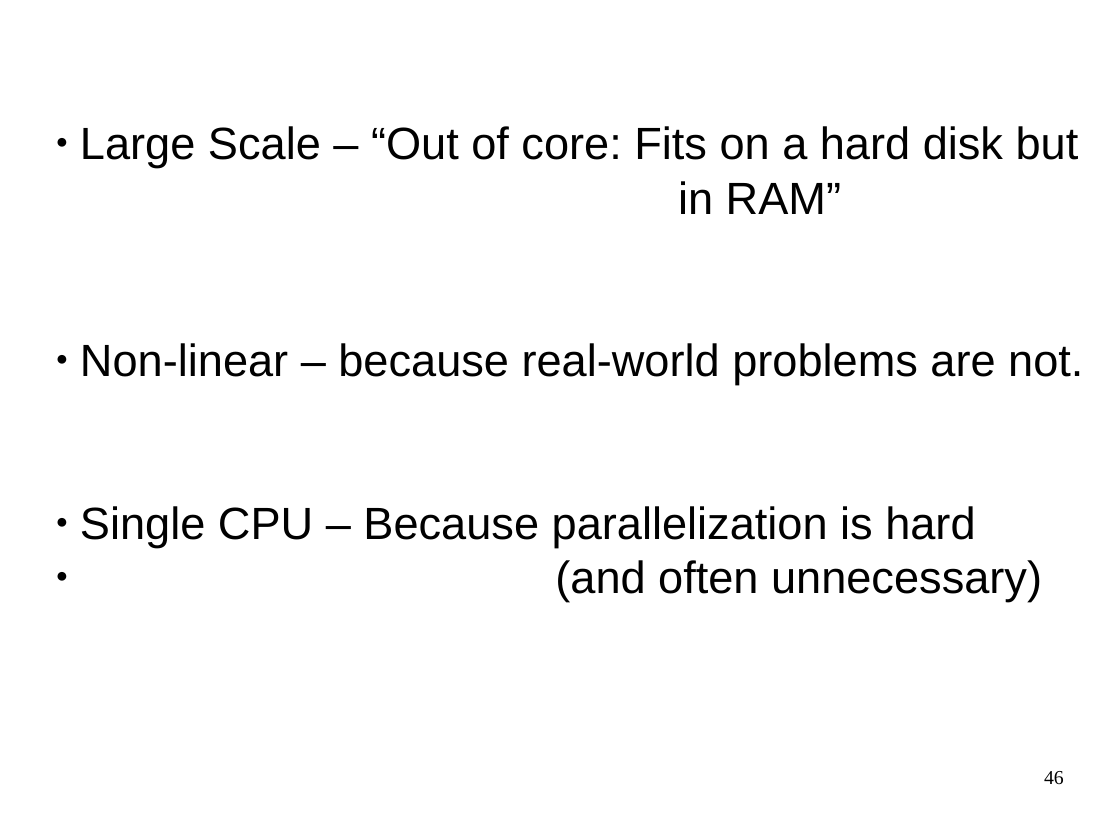
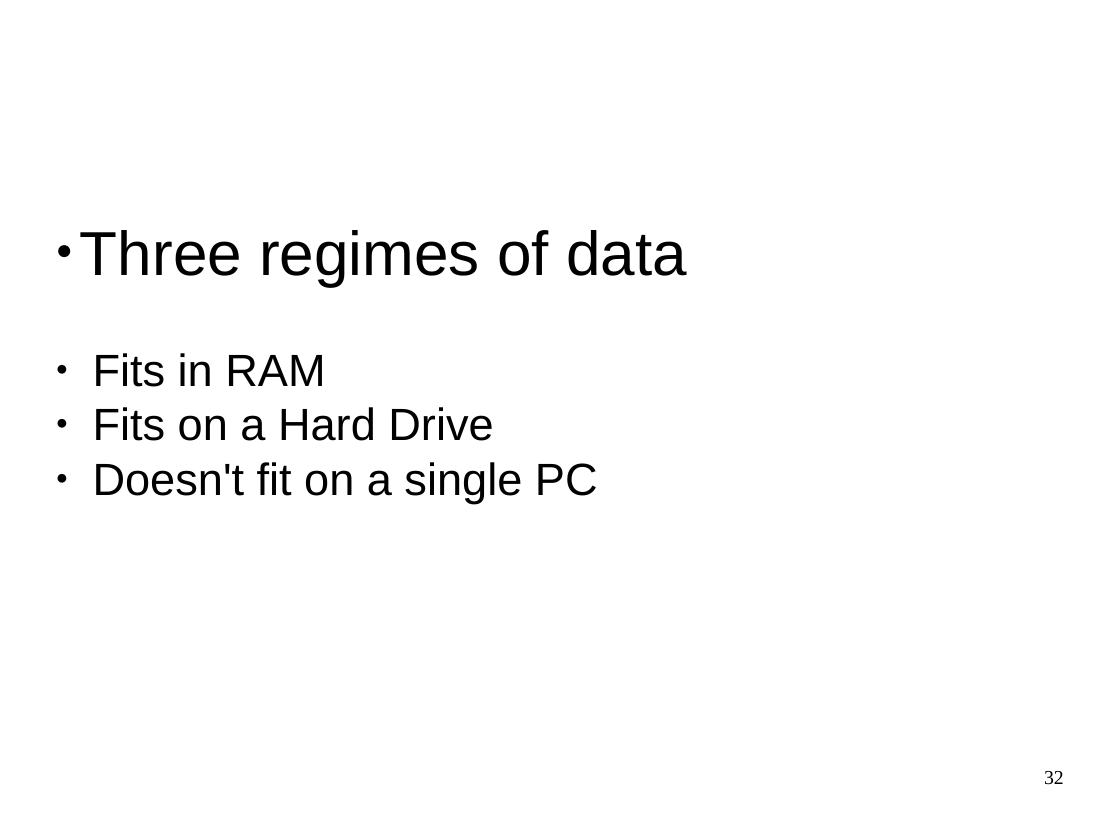
Before and after one commit to amueller/advanced-sklearn-boston-nlp-2016, a slide deck: slide 32 of advanced-sklearn-boston-nlp-2016.odp (slide 46 before the commit). Drawn at 1120x840 pixels with LibreOffice and Linux fonts; fonts in the diff are those of the drawing. Boxes give left, top, right and bottom in pixels: in the first picture for what was removed or moved away, otherwise in the second. Text is boxed around its words. In the diff, an @@ line names an element or a change of style, - is before the commit and + after.

Commit message:
update slides

```diff
--- a/advanced-sklearn-boston-nlp-2016.odp
+++ b/advanced-sklearn-boston-nlp-2016.odp
@@ subtitle at <box>80,230,687,503</box>: text changed @@
-● Large Scale – “Out of core: Fits on a hard disk but in RAM”
-● Non-linear – because real-world problems are not.
-● Single CPU – Because parallelization is hard
-● (and often unnecessary)
+● Three regimes of data
+● Fits in RAM
+● Fits on a Hard Drive
+● Doesn't fit on a single PC
@@ page number at <box>1044,771,1064,785</box>: text changed @@
-46
+32
```
Also in this commit, not shown: 3 other slides changed, 1 slide added, 25 slides removed, 2 other files.
